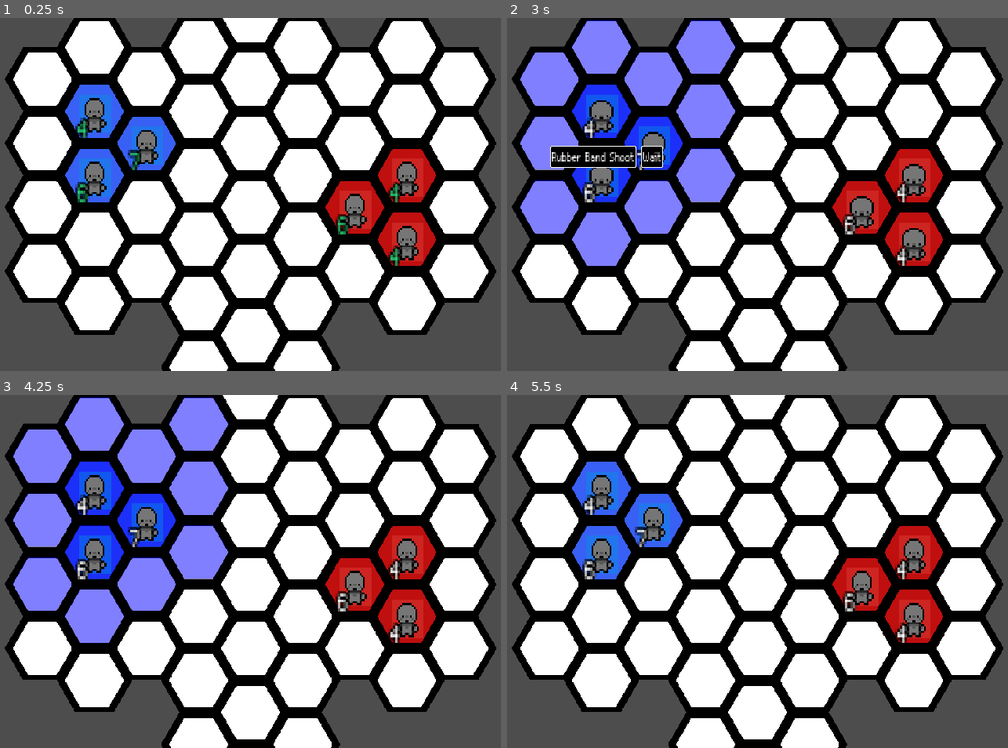
Above: before the commit, frames 1-4 (two rows, left to right).
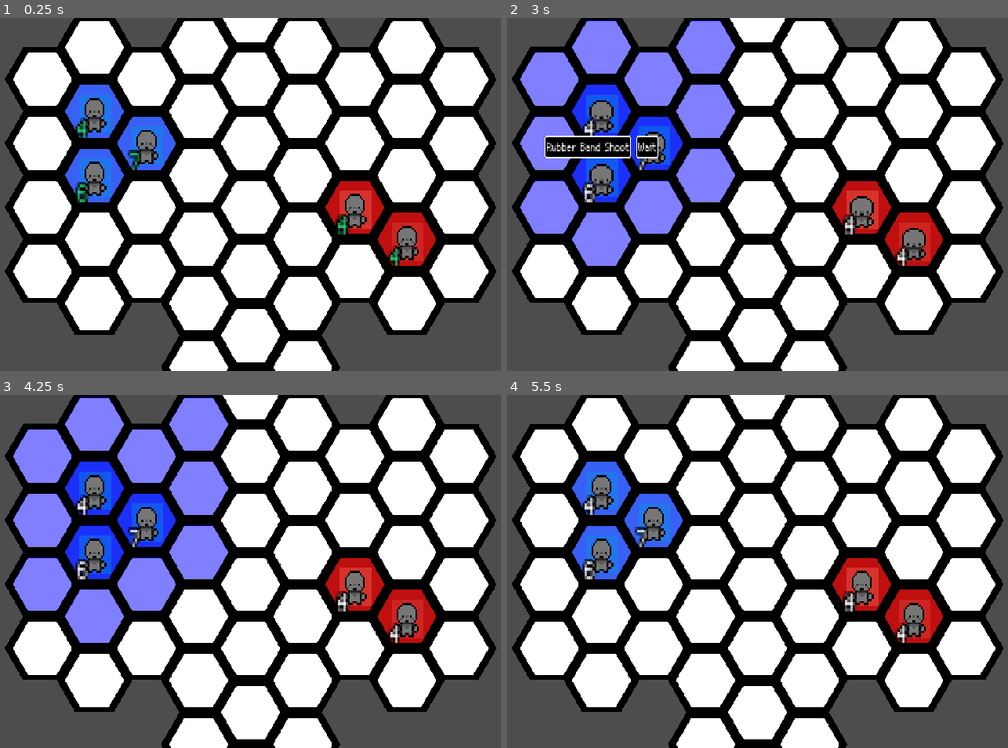
Above: after the commit, the same moments.

Repository: DubiousDuck/Manny-Takes-on-Upper-Management
Game: Godot game, scene res://stages/demo_field.tscn
Same seed, same stepped clock (60 frames per second), same inputs: the game is played once before the commit and once after it.
Inputs (mouse positions are in pixels of both pictures, inside the frame that each line leads up to):
- Up to frame 1 (0.25 s): no input
- Up to frame 2 (3 s): tap Enter (ui_accept) at 0.5, 0.77, 2.27 s; move the mouse to (652, 148) at 0.52 s; hold Right (ui_right) 0.53-1.25 s; click (652, 148) at 0.6 s; click "Basic Punch" at 1.25 s; move the mouse to (602, 180) at 2.02 s; hold Down (ui_down) 2.03-2.78 s; click (602, 180) at 2.1 s; move the mouse to (602, 116) at 2.77 s; hold Right (ui_right) from 2.78 s (still down); click (602, 116) at 2.85 s
- Up to frame 3 (4.25 s): release Right (ui_right) at 3.5 s; click "Rubber Band Shoot" at 3.5 s
- Up to frame 4 (5.5 s): move the mouse to (862, 589) at 4.27 s; hold Up (ui_up) 4.28-5.03 s; click (862, 589) at 4.35 s; tap Enter (ui_accept) at 4.52, 5.27 s; move the mouse to (912, 557) at 5.02 s; hold Left (ui_left) from 5.03 s (still down); click (912, 557) at 5.1 s

The runs differ from the first frame. In frame 1, 1.4% of the frame differs, in the area x 66-88%, y 37-62%; in frame 2, 2.8%, in the area x 7-88%, y 33-62%; in frame 3, 1.4%; in frame 4, 1.4%.

Commit message:
hover range preview

Diff:
--- a/stages/demo_field.tscn
+++ b/stages/demo_field.tscn
@@ -56,7 +56,7 @@
 script = ExtResource("13_e31i5")
 
 [node name="EnemyUnit2" parent="Units/EnemyGroup" instance=ExtResource("6_vkavw")]
-position = Vector2(509, 232)
+position = Vector2(436, 279)
 script = ExtResource("13_e31i5")
 unit_data = ExtResource("9_mfhmk")
 
--- a/unit/UnitContainer.gd
+++ b/unit/UnitContainer.gd
@@ -5,6 +5,7 @@
 signal all_units_moved
 signal unit_action_done
 
+#TODO convert highlight constants to enum of CellHighlight nodes
 const MOVE_RANGE_HIGHLIGHT : Color = Color(0, 0, 1, 0.5)
 const ATTACK_HIGHLIGHT: Color = Color(1, 1, 0, 0.5)
 
--- a/unit/UnitGroupController.gd
+++ b/unit/UnitGroupController.gd
@@ -69,7 +69,7 @@
 			SkillInfo.EffectType.KNOCKBACK:
 				if affected_units.is_empty(): return
 
-				var move_tween = get_tree().create_tween()
+				var move_tween = get_tree().create_tween().set_parallel()
 				move_tween.set_ease(Tween.EASE_OUT)
 				move_tween.set_trans(Tween.TRANS_CUBIC)
 				affected_units.map(
--- a/unit/params/unit_data.gd
+++ b/unit/params/unit_data.gd
@@ -25,7 +25,7 @@
 
 @export_category("Protagonist Only")
 #Protagonist only
-@export var money: int = 5
+@export var money: int = 5 #TODO: move to save file perhaps
 
 func get_attribute(name):
 	match name:
--- a/unit/unit.tscn
+++ b/unit/unit.tscn
@@ -102,10 +102,8 @@
 anchor_top = 0.5
 anchor_right = 0.5
 anchor_bottom = 0.5
-offset_left = 3.22581
-offset_top = 18.9189
-offset_right = 3.22581
-offset_bottom = 18.9189
+offset_top = 14.1892
+offset_bottom = 14.1892
 scale = Vector2(0.5, 0.5)
 mouse_default_cursor_shape = 2
 unit = NodePath("..")
--- a/unit/unit_ui/skill_select.gd
+++ b/unit/unit_ui/skill_select.gd
@@ -27,6 +27,8 @@
 		hbox.add_child(a)
 		buttons.append(a)
 		a.connect("pressed", _on_button_pressed)
+		a.connect("mouse_entered", _on_mouse_entered.bind(a)) #bind() is a useful function
+		a.connect("mouse_exited", _on_mouse_exit)
 
 func _on_button_pressed():
 	for button in buttons:
@@ -37,5 +39,14 @@
 			button.button_pressed = false
 			return
 
-func _on_mouse_entered():
-	pass
+## display highlights of skill range when hovered over
+func _on_mouse_entered(icon_hovered: SkillIcon):
+	print(icon_hovered.name + str(" is being hovered over!"))
+	#Prob unoptimal but convenient implmentation
+	EventBus.emit_signal("remove_cell_highlights", name)
+
+	var all_neighbors := HexNavi.get_all_neighbors_in_range(HexNavi.global_to_cell(unit.global_position), icon_hovered.skill.range)
+	EventBus.emit_signal("show_cell_highlights", all_neighbors, Color(1, 1, 0, 0.5), name)
+
+func _on_mouse_exit():
+	EventBus.emit_signal("remove_cell_highlights", name)
